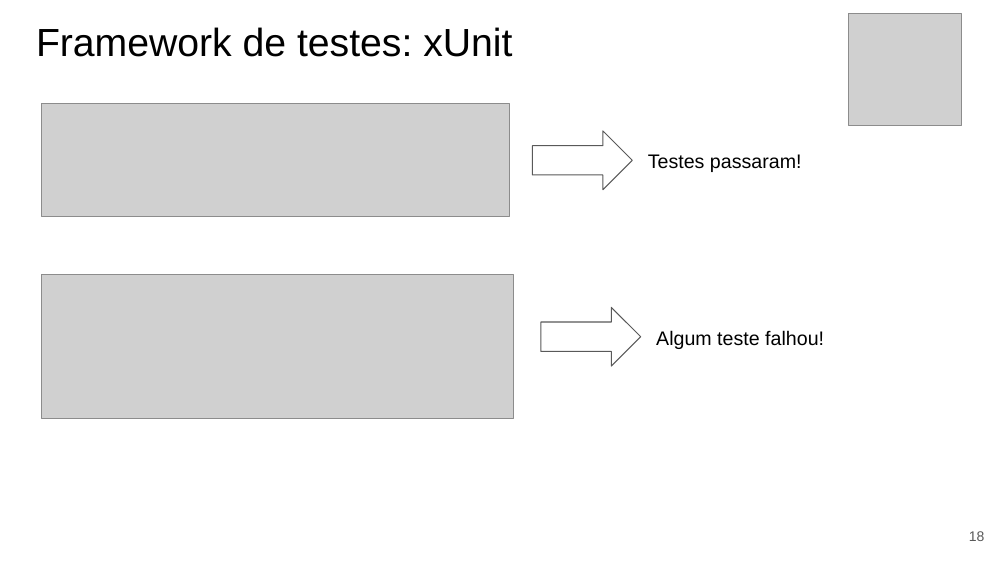
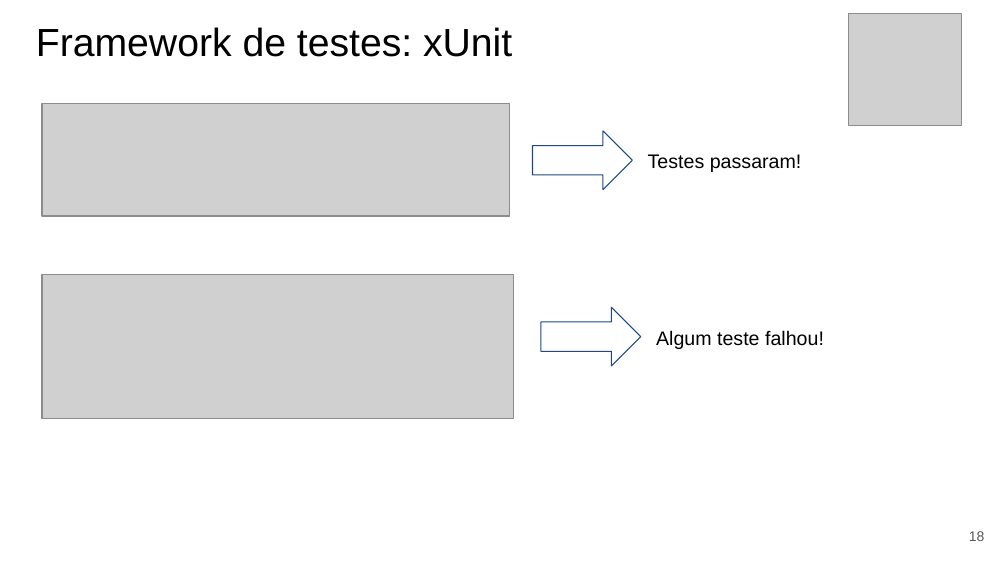
Before and after one commit to eduardocunha11/firstblog, a slide deck: slide 18 of aulas/gsi526/aula12-testes.pptx. Drawn at 1008x567 pixels with LibreOffice and Linux fonts; fonts in the diff are those of the drawing; grey boxes stand for pictures. Boxes give left, top, right and bottom in pixels: in the first picture for what was removed or moved away, otherwise in the second. Text is boxed around its words. In the diff, an @@ line names an element or a change of style, - is before the commit and + after.

Commit message:
aula sobre testes simplificada

```diff
--- a/aulas/gsi526/aula12-testes.pptx
+++ b/aulas/gsi526/aula12-testes.pptx
@@ right arrow at box(532, 131, 632, 190): outline #595959 0.75 pt to #1F497D 0.74 pt @@
@@ right arrow at box(541, 307, 641, 366): outline #595959 0.75 pt to #1F497D 0.74 pt @@
```
Also in this commit, not shown: 32 other slides changed, 1 slide added, 24 slides removed, 3 other files.
